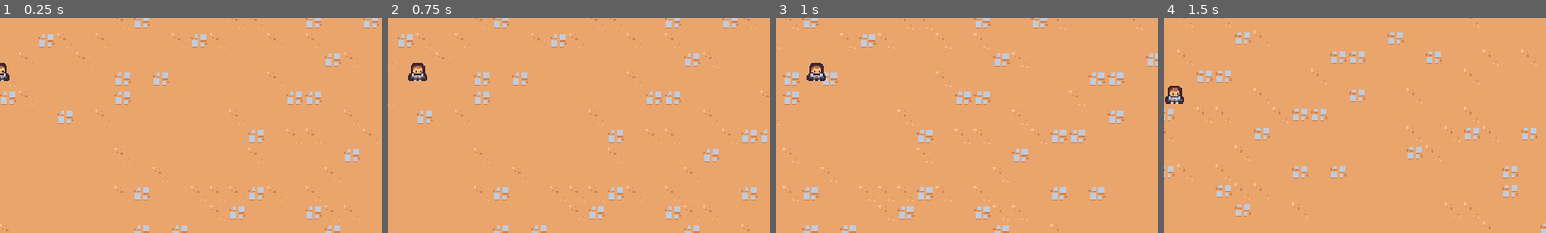
Above: before the commit, frames 1-4 (left to right).
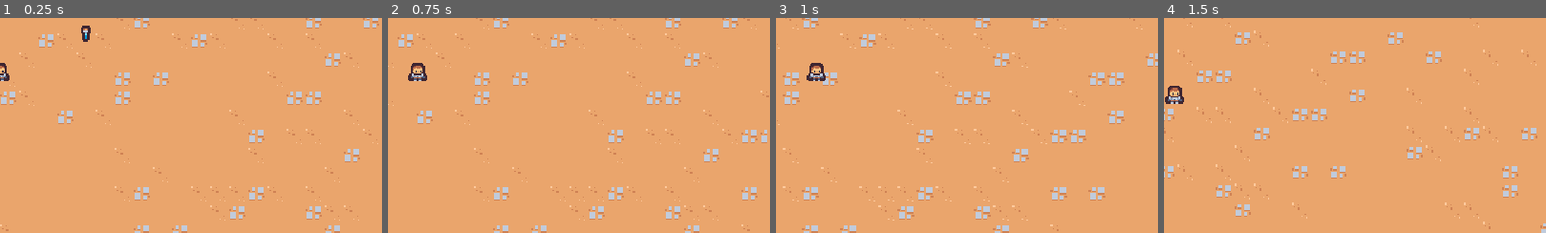
Above: after the commit, the same moments.

Repository: azaratow/2D-survivors-course
Game: Godot game, scene res://Scenes/main/main.tscn
Two runs of this game, one before a commit and one after it. Both use one fixed random seed, a clock stepped at 60 frames per second and the inputs below.
Inputs:
- Up to frame 1 (0.25 s): no input
- Up to frame 2 (0.75 s): tap Enter at 0.5 s; hold Right (move_right) from 0.53 s (still down); hold X (confirm) from 0.53 s (still down)
- Up to frame 3 (1 s): keep holding Right (move_right); keep holding X (confirm)
- Up to frame 4 (1.5 s): release Right (move_right) at 1.28 s; release X (confirm) at 1.28 s; hold Down (move_down) from 1.28 s (still down); tap X (confirm) at 1.35 s
The pictures show only the part of the screen within x 50-100%, y 35-85%; the shares and areas given below are measured in that part.

The runs differ from the first frame. In frame 1, 0.2% of the frame differs, in the area x 21-24%, y 3-12%; in frame 2, nothing differs; in frame 3, nothing differs; in frame 4, nothing differs.

Commit message:
reorganised folder structure, and added experience vial pickups

Diff:
--- a/Scenes/UI/arena_time_ui.tscn
+++ b/Scenes/UI/arena_time_ui.tscn
@@ -1,6 +1,6 @@
 [gd_scene format=3 uid="uid://b52pbvahxka6q"]
 
-[ext_resource type="Script" uid="uid://c6mfcrgv2bql8" path="res://Scenes/UI/arena_time_ui.gd" id="1_77qiv"]
+[ext_resource type="Script" uid="uid://c6mfcrgv2bql8" path="res://scenes/UI/arena_time_ui.gd" id="1_77qiv"]
 
 [node name="ArenaTimeUI" type="CanvasLayer" unique_id=1948146044 node_paths=PackedStringArray("arena_time_manager")]
 script = ExtResource("1_77qiv")
--- a/Scenes/ability/sword_ability/sword_ability.tscn
+++ b/Scenes/ability/sword_ability/sword_ability.tscn
@@ -1,6 +1,6 @@
 [gd_scene format=3 uid="uid://b8rxc1ae2nvyn"]
 
-[ext_resource type="Texture2D" uid="uid://bajr1a360x1bf" path="res://Scenes/ability/sword_ability/tile_0104.png" id="1_b38r3"]
+[ext_resource type="Texture2D" uid="uid://bajr1a360x1bf" path="res://scenes/ability/sword_ability/tile_0104.png" id="1_b38r3"]
 
 [sub_resource type="RectangleShape2D" id="RectangleShape2D_b38r3"]
 size = Vector2(30, 30)
--- a/Scenes/ability/sword_ability/sword_ability_controller/sword_ability_controller.tscn
+++ b/Scenes/ability/sword_ability/sword_ability_controller/sword_ability_controller.tscn
@@ -1,7 +1,7 @@
 [gd_scene format=3 uid="uid://diiqtg6rtbacd"]
 
-[ext_resource type="Script" uid="uid://cuddblapw4pin" path="res://Scenes/ability/sword_ability/sword_ability_controller/sword_ability_controller.gd" id="1_yylrx"]
-[ext_resource type="PackedScene" uid="uid://b8rxc1ae2nvyn" path="res://Scenes/ability/sword_ability/sword_ability.tscn" id="2_p4igh"]
+[ext_resource type="Script" uid="uid://cuddblapw4pin" path="res://scenes/ability/sword_ability/sword_ability_controller/sword_ability_controller.gd" id="1_yylrx"]
+[ext_resource type="PackedScene" uid="uid://b8rxc1ae2nvyn" path="res://scenes/ability/sword_ability/sword_ability.tscn" id="2_p4igh"]
 
 [node name="SwordAbilityController" type="Node" unique_id=667614870]
 script = ExtResource("1_yylrx")
--- a/Scenes/basic_enemy/basic_enemy.tscn
+++ b/Scenes/game_object/basic_enemy/basic_enemy.tscn
@@ -1,7 +1,7 @@
 [gd_scene format=3 uid="uid://ri7ljx2sjvoj"]
 
-[ext_resource type="Script" uid="uid://gs2xene1psw0" path="res://Scenes/basic_enemy/basic_enemy.gd" id="1_2vdan"]
-[ext_resource type="Texture2D" uid="uid://br8h5l5skrknx" path="res://Scenes/basic_enemy/basic_enemy.png" id="1_12g7b"]
+[ext_resource type="Script" uid="uid://gs2xene1psw0" path="res://scenes/game_object/basic_enemy/basic_enemy.gd" id="1_2vdan"]
+[ext_resource type="Texture2D" uid="uid://br8h5l5skrknx" path="res://scenes/game_object/basic_enemy/basic_enemy.png" id="1_12g7b"]
 
 [sub_resource type="CircleShape2D" id="CircleShape2D_2vdan"]
 radius = 12.0415945
--- a/Scenes/camera/game_camera.tscn
+++ b/Scenes/game_object/camera/game_camera.tscn
@@ -1,6 +1,6 @@
 [gd_scene format=3 uid="uid://brrjk8otgwg4h"]
 
-[ext_resource type="Script" uid="uid://daj4eu56vbof1" path="res://Scenes/camera/game_camera.gd" id="1_f7m5w"]
+[ext_resource type="Script" uid="uid://daj4eu56vbof1" path="res://scenes/game_object/camera/game_camera.gd" id="1_f7m5w"]
 
 [node name="GameCamera" type="Camera2D" unique_id=1769733783]
 script = ExtResource("1_f7m5w")
--- /dev/null
+++ b/Scenes/game_object/experience_vial/experience_vial.gd
@@ -0,0 +1,10 @@
+extends Node2D
+
+
+# Called when the node enters the scene tree for the first time.
+func _ready() -> void:
+	$Area2D.area_entered.connect(on_area_entered)
+
+
+func on_area_entered(other_area: Area2D):
+	queue_free()
--- a/Scenes/game_object/experience_vial/experience_vial.tscn
+++ b/Scenes/game_object/experience_vial/experience_vial.tscn
@@ -1,3 +1,20 @@
 [gd_scene format=3 uid="uid://cn7xhvojr7fkl"]
 
+[ext_resource type="Script" uid="uid://co4wjcqb4vtba" path="res://scenes/game_object/experience_vial/experience_vial.gd" id="1_jmuu1"]
+[ext_resource type="Texture2D" uid="uid://qn8mg5yonlgd" path="res://scenes/game_object/experience_vial/exp_vial.png" id="1_krkhv"]
+
+[sub_resource type="CircleShape2D" id="CircleShape2D_jmuu1"]
+radius = 17.0
+
 [node name="ExperienceVial" type="Node2D" unique_id=519753213]
+script = ExtResource("1_jmuu1")
+
+[node name="Area2D" type="Area2D" parent="." unique_id=713705044]
+collision_layer = 0
+collision_mask = 16
+
+[node name="CollisionShape2D" type="CollisionShape2D" parent="Area2D" unique_id=927580176]
+shape = SubResource("CircleShape2D_jmuu1")
+
+[node name="Sprite2D" type="Sprite2D" parent="." unique_id=1318334473]
+texture = ExtResource("1_krkhv")
--- /dev/null
+++ b/Scenes/game_object/player/player.tscn
@@ -0,0 +1,36 @@
+[gd_scene format=3 uid="uid://b7c41cphdv7yb"]
+
+[ext_resource type="Texture2D" uid="uid://uyfidmqcyf1e" path="res://scenes/game_object/player/player.png" id="1_61lih"]
+[ext_resource type="Script" uid="uid://dn6tvq38lf36w" path="res://scenes/game_object/player/player.gd" id="1_a3d8c"]
+[ext_resource type="PackedScene" uid="uid://diiqtg6rtbacd" path="res://scenes/ability/sword_ability/sword_ability_controller/sword_ability_controller.tscn" id="2_mxepk"]
+
+[sub_resource type="CircleShape2D" id="CircleShape2D_s3670"]
+radius = 32.0
+
+[sub_resource type="CircleShape2D" id="CircleShape2D_xpcdj"]
+radius = 5.0
+
+[node name="Player" type="CharacterBody2D" unique_id=859589345]
+collision_layer = 0
+motion_mode = 1
+script = ExtResource("1_a3d8c")
+
+[node name="AbilityManager" type="Node" parent="." unique_id=186508572]
+
+[node name="SwordAbilityController" parent="AbilityManager" unique_id=667614870 instance=ExtResource("2_mxepk")]
+
+[node name="Area2D" type="Area2D" parent="." unique_id=1290728283]
+position = Vector2(0, -5)
+collision_layer = 16
+collision_mask = 0
+
+[node name="CollisionShape2D" type="CollisionShape2D" parent="Area2D" unique_id=733930735]
+shape = SubResource("CircleShape2D_s3670")
+
+[node name="Sprite2D" type="Sprite2D" parent="." unique_id=355303248]
+texture = ExtResource("1_61lih")
+offset = Vector2(0, -8)
+
+[node name="CollisionShape2D" type="CollisionShape2D" parent="." unique_id=1606759054]
+position = Vector2(0, -5)
+shape = SubResource("CircleShape2D_xpcdj")
--- a/Scenes/main/main.tscn
+++ b/Scenes/main/main.tscn
@@ -1,11 +1,12 @@
 [gd_scene format=4 uid="uid://c12mtdyasbtsp"]
 
 [ext_resource type="TileSet" uid="uid://bt6o006ck4l2i" path="res://resources/tileset.tres" id="1_4etoo"]
-[ext_resource type="PackedScene" uid="uid://b52pbvahxka6q" path="res://Scenes/UI/arena_time_ui.tscn" id="1_brlrh"]
-[ext_resource type="PackedScene" uid="uid://qjp8aygu67aq" path="res://Scenes/manager/enemy_manager.tscn" id="1_wcurd"]
-[ext_resource type="PackedScene" uid="uid://n5mymhw7xvbs" path="res://Scenes/manager/arena_time_manager.tscn" id="2_4jhlv"]
-[ext_resource type="PackedScene" uid="uid://b7c41cphdv7yb" path="res://Scenes/player/player.tscn" id="2_wcurd"]
-[ext_resource type="PackedScene" uid="uid://brrjk8otgwg4h" path="res://Scenes/camera/game_camera.tscn" id="3_brlrh"]
+[ext_resource type="PackedScene" uid="uid://b52pbvahxka6q" path="res://scenes/UI/arena_time_ui.tscn" id="1_brlrh"]
+[ext_resource type="PackedScene" uid="uid://qjp8aygu67aq" path="res://scenes/manager/enemy_manager.tscn" id="1_wcurd"]
+[ext_resource type="PackedScene" uid="uid://n5mymhw7xvbs" path="res://scenes/manager/arena_time_manager.tscn" id="2_4jhlv"]
+[ext_resource type="PackedScene" uid="uid://b7c41cphdv7yb" path="res://scenes/game_object/player/player.tscn" id="2_wcurd"]
+[ext_resource type="PackedScene" uid="uid://brrjk8otgwg4h" path="res://scenes/game_object/camera/game_camera.tscn" id="3_brlrh"]
+[ext_resource type="PackedScene" uid="uid://cn7xhvojr7fkl" path="res://scenes/game_object/experience_vial/experience_vial.tscn" id="7_hujxm"]
 
 [node name="Main" type="Node" unique_id=1498345333]
 
@@ -26,3 +27,6 @@
 
 [node name="GameCamera" parent="." unique_id=1769733783 instance=ExtResource("3_brlrh")]
 position = Vector2(320, 176)
+
+[node name="ExperienceVial" parent="." unique_id=519753213 instance=ExtResource("7_hujxm")]
+position = Vector2(392, 136)
--- a/Scenes/manager/arena_time_manager.tscn
+++ b/Scenes/manager/arena_time_manager.tscn
@@ -1,6 +1,6 @@
 [gd_scene format=3 uid="uid://n5mymhw7xvbs"]
 
-[ext_resource type="Script" uid="uid://ddt7hnvb802dd" path="res://Scenes/manager/arena_time_manager.gd" id="1_vid5y"]
+[ext_resource type="Script" uid="uid://ddt7hnvb802dd" path="res://scenes/manager/arena_time_manager.gd" id="1_vid5y"]
 
 [node name="ArenaTimeManager" type="Node" unique_id=548463170]
 script = ExtResource("1_vid5y")
--- a/Scenes/manager/enemy_manager.tscn
+++ b/Scenes/manager/enemy_manager.tscn
@@ -1,7 +1,7 @@
 [gd_scene format=3 uid="uid://qjp8aygu67aq"]
 
-[ext_resource type="Script" uid="uid://6ldcxoa02dkh" path="res://Scenes/manager/enemy_manager.gd" id="1_d1lod"]
-[ext_resource type="PackedScene" uid="uid://ri7ljx2sjvoj" path="res://Scenes/basic_enemy/basic_enemy.tscn" id="2_drsax"]
+[ext_resource type="Script" uid="uid://6ldcxoa02dkh" path="res://scenes/manager/enemy_manager.gd" id="1_d1lod"]
+[ext_resource type="PackedScene" uid="uid://ri7ljx2sjvoj" path="res://scenes/game_object/basic_enemy/basic_enemy.tscn" id="2_drsax"]
 
 [node name="EnemyManager" type="Node" unique_id=588864192]
 script = ExtResource("1_d1lod")
--- a/Scenes/player/player.tscn
+++ /dev/null
@@ -1,25 +0,0 @@
-[gd_scene format=3 uid="uid://b7c41cphdv7yb"]
-
-[ext_resource type="Texture2D" uid="uid://uyfidmqcyf1e" path="res://Scenes/player/player.png" id="1_61lih"]
-[ext_resource type="Script" uid="uid://dn6tvq38lf36w" path="res://Scenes/player/player.gd" id="1_a3d8c"]
-[ext_resource type="PackedScene" uid="uid://diiqtg6rtbacd" path="res://Scenes/ability/sword_ability/sword_ability_controller/sword_ability_controller.tscn" id="2_mxepk"]
-
-[sub_resource type="CircleShape2D" id="CircleShape2D_xpcdj"]
-radius = 5.0
-
-[node name="Player" type="CharacterBody2D" unique_id=859589345]
-collision_layer = 0
-motion_mode = 1
-script = ExtResource("1_a3d8c")
-
-[node name="AbilityManager" type="Node" parent="." unique_id=186508572]
-
-[node name="SwordAbilityController" parent="AbilityManager" unique_id=667614870 instance=ExtResource("2_mxepk")]
-
-[node name="Sprite2D" type="Sprite2D" parent="." unique_id=355303248]
-texture = ExtResource("1_61lih")
-offset = Vector2(0, -8)
-
-[node name="CollisionShape2D" type="CollisionShape2D" parent="." unique_id=1606759054]
-position = Vector2(0, -5)
-shape = SubResource("CircleShape2D_xpcdj")
--- a/project.godot
+++ b/project.godot
@@ -86,6 +86,7 @@
 2d_physics/layer_2="Player"
 2d_physics/layer_3="Enemy"
 2d_physics/layer_4="EnemyCollision"
+2d_physics/layer_5="PlayerPickups"
 
 [physics]
 
Not shown, changed: Scenes/ability/sword_ability/tile_0104.png.import
Renamed: Scenes/basic_enemy/basic_enemy.gd -> Scenes/game_object/basic_enemy/basic_enemy.gd
Renamed: Scenes/basic_enemy/basic_enemy.gd.uid -> Scenes/game_object/basic_enemy/basic_enemy.gd.uid
Renamed: Scenes/basic_enemy/basic_enemy.png -> Scenes/game_object/basic_enemy/basic_enemy.png
Not shown, changed: Scenes/game_object/basic_enemy/basic_enemy.png.import
Renamed: Scenes/camera/game_camera.gd -> Scenes/game_object/camera/game_camera.gd
Renamed: Scenes/camera/game_camera.gd.uid -> Scenes/game_object/camera/game_camera.gd.uid
Not shown, changed: Scenes/game_object/experience_vial/exp_vial.png.import
Not shown, added: Scenes/game_object/experience_vial/experience_vial.gd.uid
Renamed: Scenes/player/player.gd -> Scenes/game_object/player/player.gd
Renamed: Scenes/player/player.gd.uid -> Scenes/game_object/player/player.gd.uid
Renamed: Scenes/player/player.png -> Scenes/game_object/player/player.png
(and 1 more such lines)
